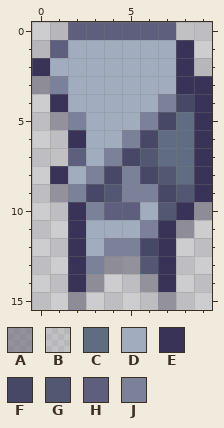
Pixel-art sprite -- tiled/png/morcegosleep.png. The first picture shows the starting point.
The file is 16x16 pixels. Colours within 5 levels of each other are drawn and written as one. The old version is drawn lined up with the new one, on the new canvas.
Palette (. is transparent): A #73717fa4  B #abaaaf5b  C #606c81  D #a1acbf  E #393457  F #474866  G #525872  H #5e5f7c  J #7c819a
Pixels before, first column x 0:
 0 .BHHHHHHB.
 1 BHDDDDDDE.
 2 EDDDDDDDEB
 3 AJDDDDDDEE
 4 .EDDDDDJFE
 5 .AJDDDJFCE
 6 ..EDDJFCCE
 7 .BHDJFGCCE
 8 .EDJFJFGCE
 9 .AJFGJJFGE
10 ..EJHHDGEA
11 ..EDDDJEA.
12 ..EDJJFE..
13 ..EJAAGE..
14 ..EA..AE..
15 ..A....A..
The result:
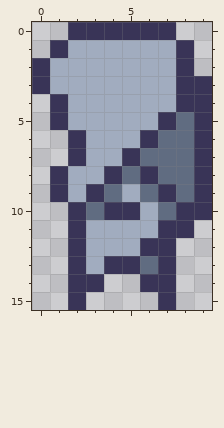
Diff:
canvas 16x16 -> 10x16, the old top-left corner now at -3,0 (the part of the old canvas that was cut away was empty and is not shown)
Changed rows in their new state; - is an unchanged pixel.
first column x 0:
 0 -.EEEEEE.-
 1 .E--------
 2 ---------.
 3 ED--------
 4 -------DE-
 5 -ED---DE--
 6 -----DE---
 7 -.E-DEC---
 8 ---DECEC--
 9 -EDECDCEC-
10 ---CEE-C-E
11 ------D-E-
12 ----DDE---
13 ---DEEC---
14 ---E--E---
15 --E----E--
Pixel boxes of the changes (left, top, right, bottom) in both pictures:
changed: (32, 22, 212, 310)
